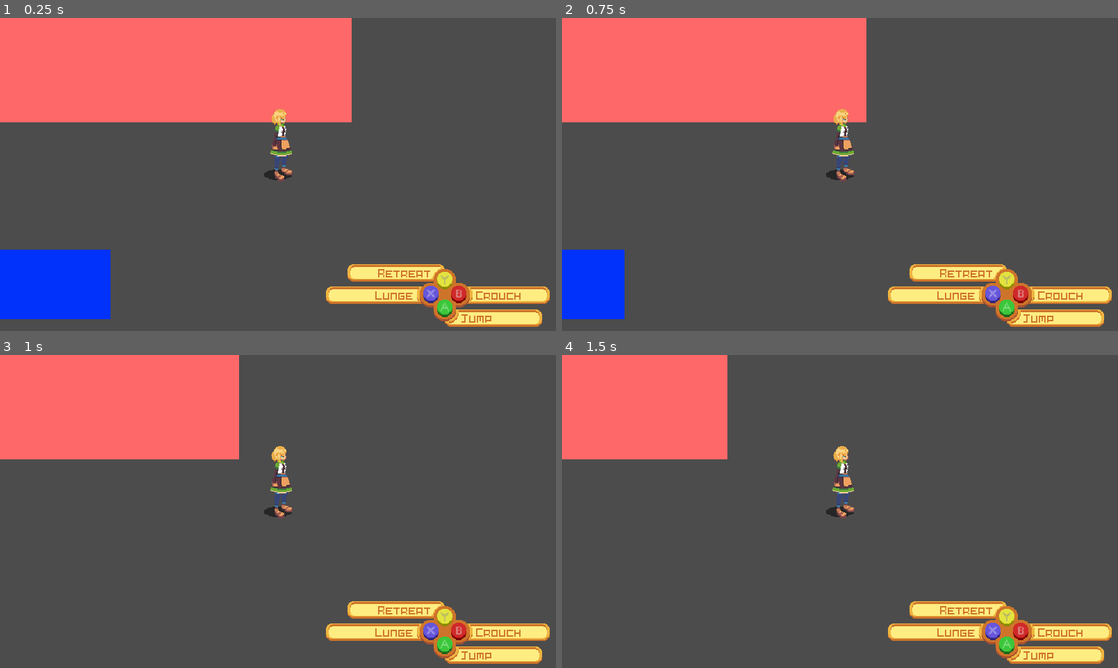
Above: before the commit, frames 1-4 (two rows, left to right).
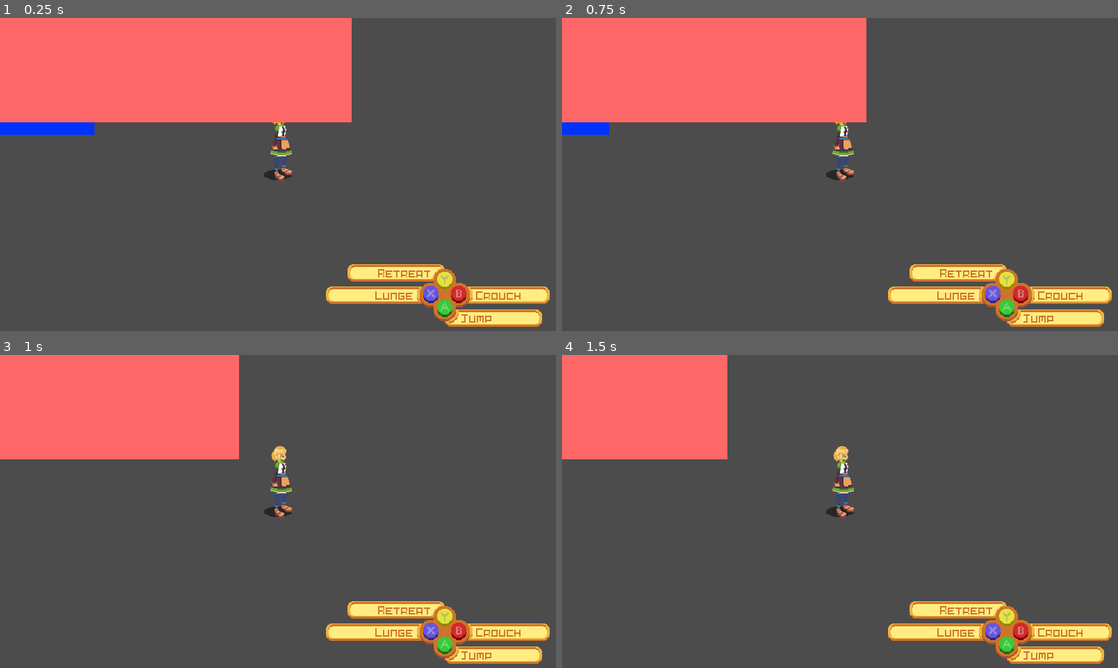
Above: after the commit, the same moments.

Repository: MTareqAzim/scratchpad
Game: Godot game, scene res://Scenes/World/World.tscn
Two runs of this game, one before a commit and one after it. Both use one fixed random seed, a clock stepped at 60 frames per second and the inputs below.
Inputs (mouse positions are in pixels of both pictures, inside the frame that each line leads up to):
- Up to frame 1 (0.25 s): no input
- Up to frame 2 (0.75 s): tap Enter (ui_accept) at 0.5 s; move the mouse to (962, 158) at 0.52 s; hold Right (ui_right) from 0.53 s (still down); click (962, 158) at 0.67 s
- Up to frame 3 (1 s): keep holding Right (ui_right); tap Enter (ui_accept) at 0.77 s
- Up to frame 4 (1.5 s): release Right (ui_right) at 1.25 s; drag from (728, 527) to (840, 486) at 1.27 s

The runs differ from the first frame. In frame 1, 5.2% of the frame differs, in the area x 0-52%, y 29-97%; in frame 2, 2.9%; in frame 3, nothing differs; in frame 4, nothing differs.

Commit message:
Completed depth sorter logic.

Diff:
--- a/Scenes/World/World.tscn
+++ b/Scenes/World/World.tscn
@@ -91,7 +91,7 @@
 
 [node name="StaticWall2P5D" parent="DepthSorter" instance=ExtResource( 5 )]
 editor/display_folded = true
-position = Vector2( 318, 712 )
+position = Vector2( 300, 500 )
 _z_pos = 0
 _height = 110
 
@@ -184,8 +184,6 @@
 
 [node name="Player2" parent="DepthSorter" instance=ExtResource( 6 )]
 position = Vector2( 573, 474 )
-GRAVITY = 980
-_z_pos = 0
 
 [editable path="Shadow Mask"]
 
--- a/Utils/Depth Sorting/depth_sort.gd
+++ b/Utils/Depth Sorting/depth_sort.gd
@@ -10,12 +10,16 @@
 	return _body
 
 
+func set_body_z_index(new_z_index: int) -> void:
+	_body.set_z_index(new_z_index)
+
+
 func get_overlapping_depth_sorts() -> Array:
 	return get_overlapping_areas()
 
 
-func set_body_z_index(new_z_index: int) -> void:
-	_body.set_z_index(new_z_index)
+func in_front_of(depth_sort: DepthSort) -> bool:
+	return true
 
 
 func _set_body(new_body: Node2D) -> void:
--- a/Utils/Depth Sorting/depth_sorter.gd
+++ b/Utils/Depth Sorting/depth_sorter.gd
@@ -29,18 +29,42 @@
 func _calculate_graph() -> DirectedGraph:
 	var digraph = DirectedGraph.new(_depth_sorts.size())
 
+	for vertex in _depth_sorts.size():
+		var depth_sort = _depth_sorts[vertex]
+		for other_depth_sort in depth_sort.get_overlapping_depth_sorts():
+			if depth_sort.in_front_of(other_depth_sort):
+				var vertex_to = _depth_sorts.find(other_depth_sort)
+				digraph.add_edge(vertex, vertex_to)
+
+	var tarjan = TarjanAlgorithm.new(digraph)
+	var strongly_connected_components = tarjan.get_strongly_connected_components()
+	var cycles = []
+
+	for scc in strongly_connected_components:
+		if scc.size() > 1:
+			cycles.append(scc)
+
+	for cycle in cycles:
+		var vertex_to = cycle[0]
+		for vertex in cycle:
+			vertex_to = max(vertex_to, vertex)
+		var index = cycle.find(vertex_to)
+		var vertex = cycle[(index + 1) % cycle.size()]
+		digraph.remove_edge(vertex, vertex_to)
+
 	return digraph
 
 
 func _calculate_z_indexes() -> Array:
-	var z_indexes = []
-
-	for i in _depth_sorts.size():
-		z_indexes.append(i)
+	var z_indexes = DirectedGraphSorter.kahn_sort(_depth_graph)
+	z_indexes.invert()
 
 	return z_indexes
 
 
 func _set_z_index_of_nodes() -> void:
+	if _z_indexes == []:
+		return
+
 	for i in _depth_sorts.size():
 		_depth_sorts[i].set_body_z_index(_z_indexes[i])
